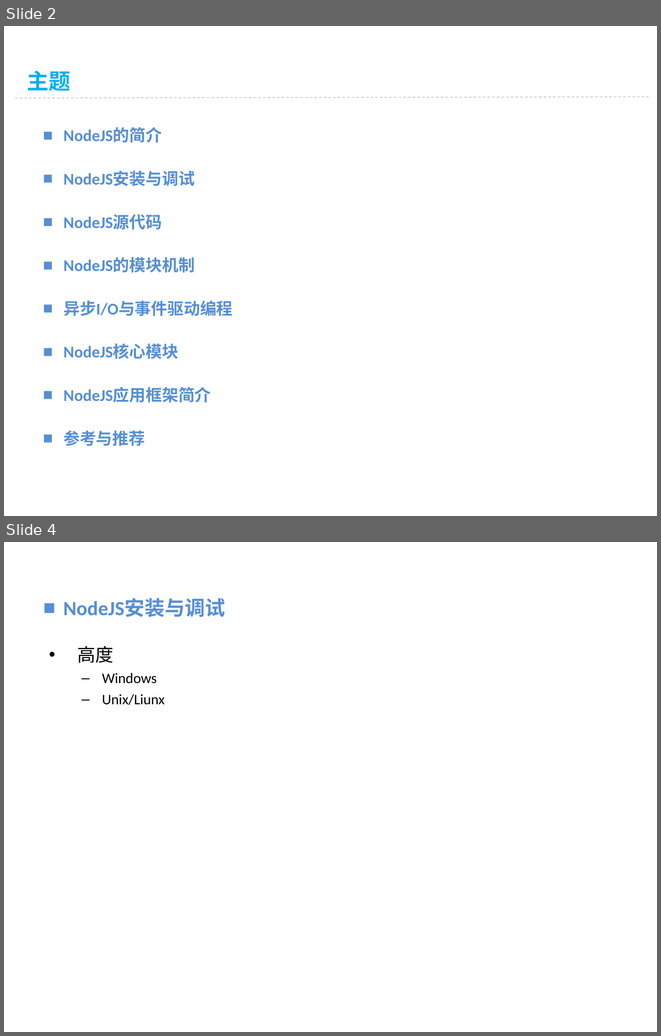
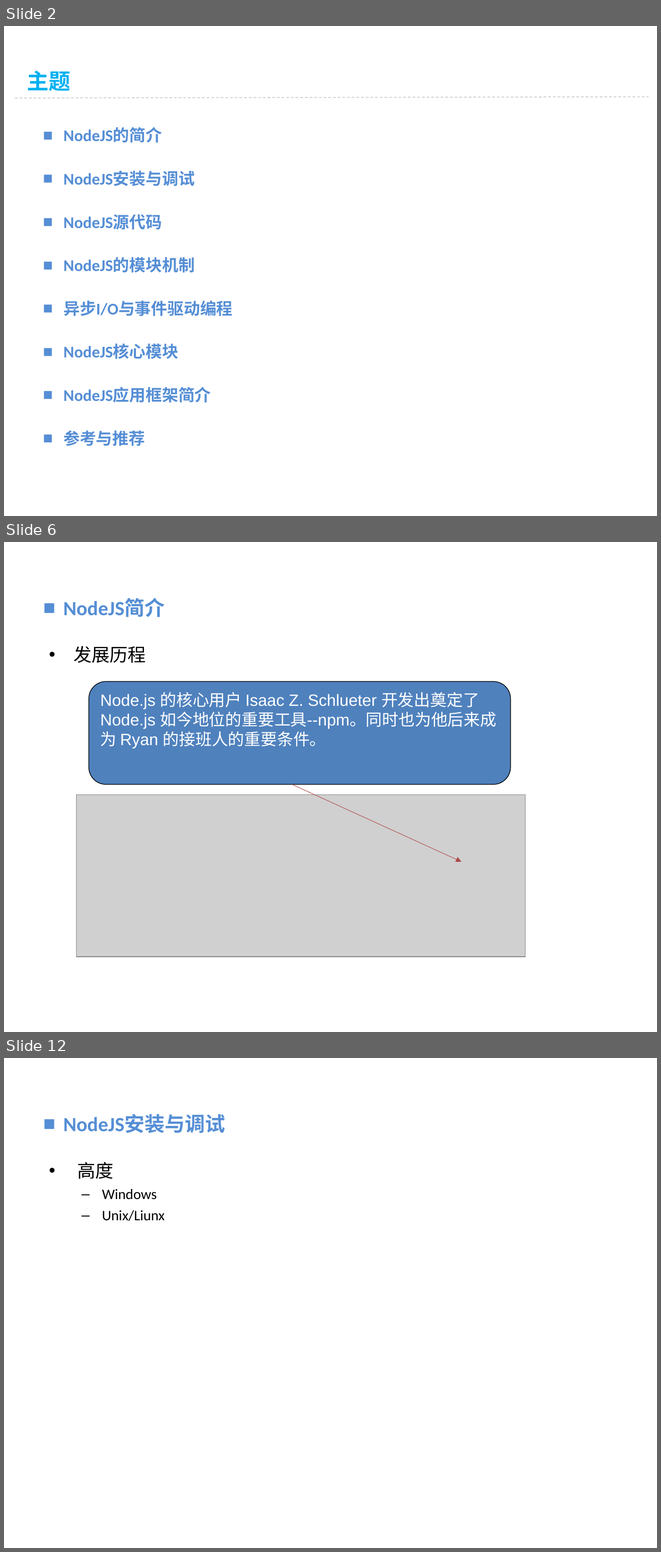
Before and after one commit to vaik/Documents, a slide deck: 我的分享/NodeJS基础概念理解.ppt. Shown one above the other, each under a label of ours: slides 2 and 4 before the commit, slides 2, 6 and 12 after it; the slides between them are not shown. The pictures are 661x1036 and 661x1552 pixels, drawn with LibreOffice and Linux fonts; fonts in the diff are those of the drawing; grey boxes stand for pictures; background and template pictures are left out. Boxes give left, top, right and bottom in pixels: in the first picture for what was removed or moved away, otherwise in the second. Text is boxed around its words. In the diff, an @@ line names an element or a change of style, - is before the commit and + after.

```diff
--- a/我的分享/NodeJS基础概念理解.ppt
+++ b/我的分享/NodeJS基础概念理解.ppt
@@ slide 6 added at [4,542,657,1032], background picture (left out) @@
@@ text added at [63,598,165,617], 22.2 pt, text #558ED5, bold @@
+■ NodeJS简介
@@ text added at [73,646,146,663], 20 pt, text #000000 @@
+• 发展历程
@@ rounded rectangle added at [89,682,511,784], fill #4F81BD, outline #000000 0.74 pt, 18 pt, text #FFFFFF @@
+Node.js 的核心用户 Isaac Z. Schlueter 开发出奠定了 Node.js 如今地位的重要工具--npm。同时也为他后来成为 Ryan 的接班人的重要条件。
@@ picture added at [77,795,525,956] @@
@@ arrow added from (292, 784) to (461, 861), #AE4845 0.51 pt @@
@@ what was slide 4 is now slide 12 @@
```
Also in this commit, not shown: 1 slide changed, 8 other slides added, 1 slide removed.
